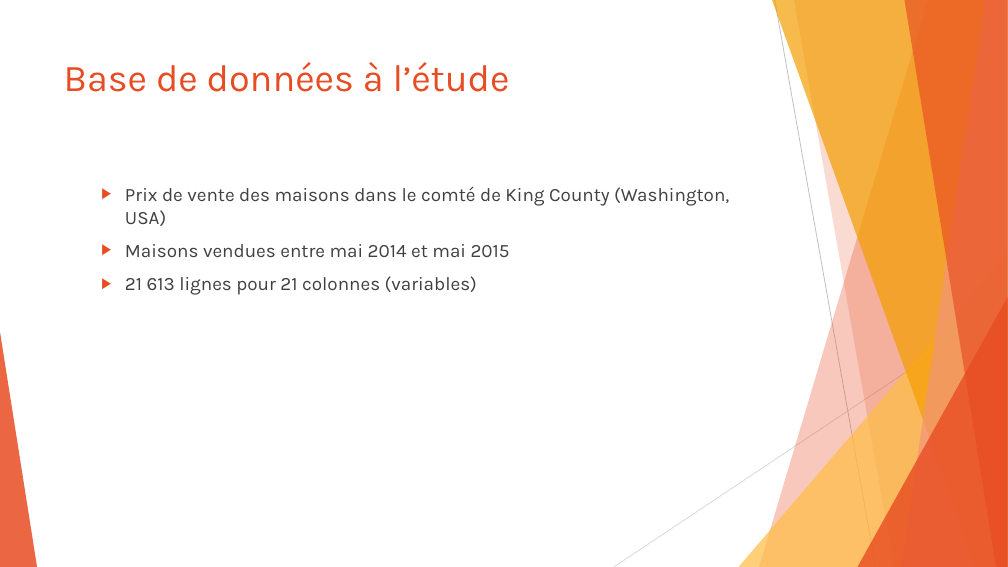
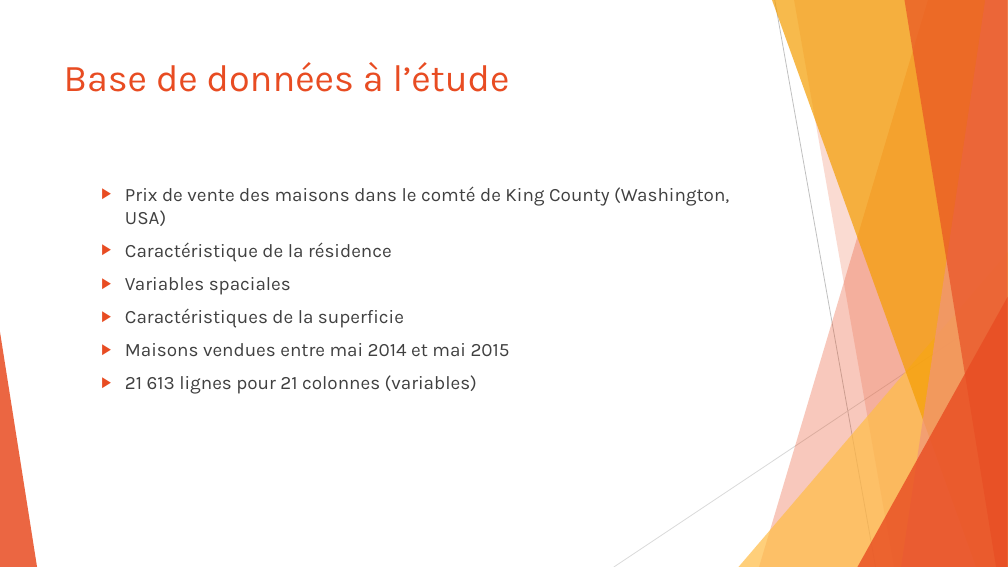
Before and after one commit to SamuelProvencher/TP-Apprentissage, a slide deck: slide 5 of PP.pptx. Drawn at 1008x567 pixels with LibreOffice and Linux fonts; fonts in the diff are those of the drawing. Boxes give left, top, right and bottom in pixels: in the first picture for what was removed or moved away, otherwise in the second. Text is boxed around its words. In the diff, an @@ line names an element or a change of style, - is before the commit and + after.

```diff
--- a/PP.pptx
+++ b/PP.pptx
@@ text at [125,242,404,328]: paragraphs added @@
+  ▶ Caractéristique de la résidence
+  ▶ Variables spaciales
+  ▶ Caractéristiques de la superficie
```
Also in this commit, not shown: 5 other slides changed, 5 other files.
